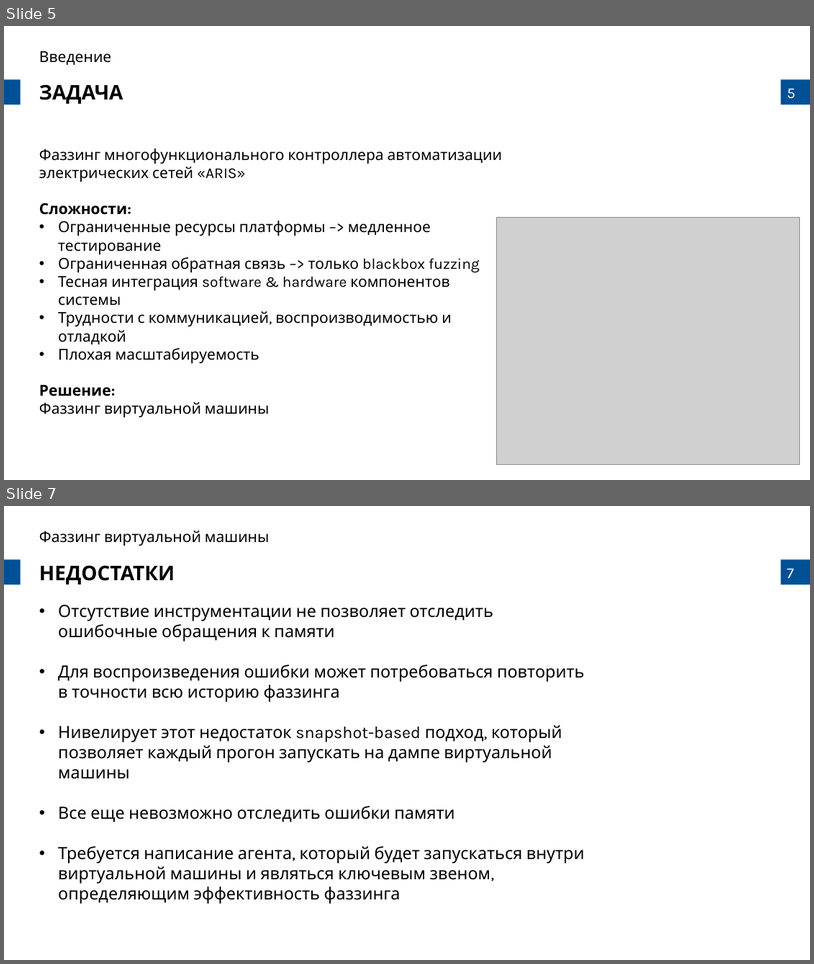
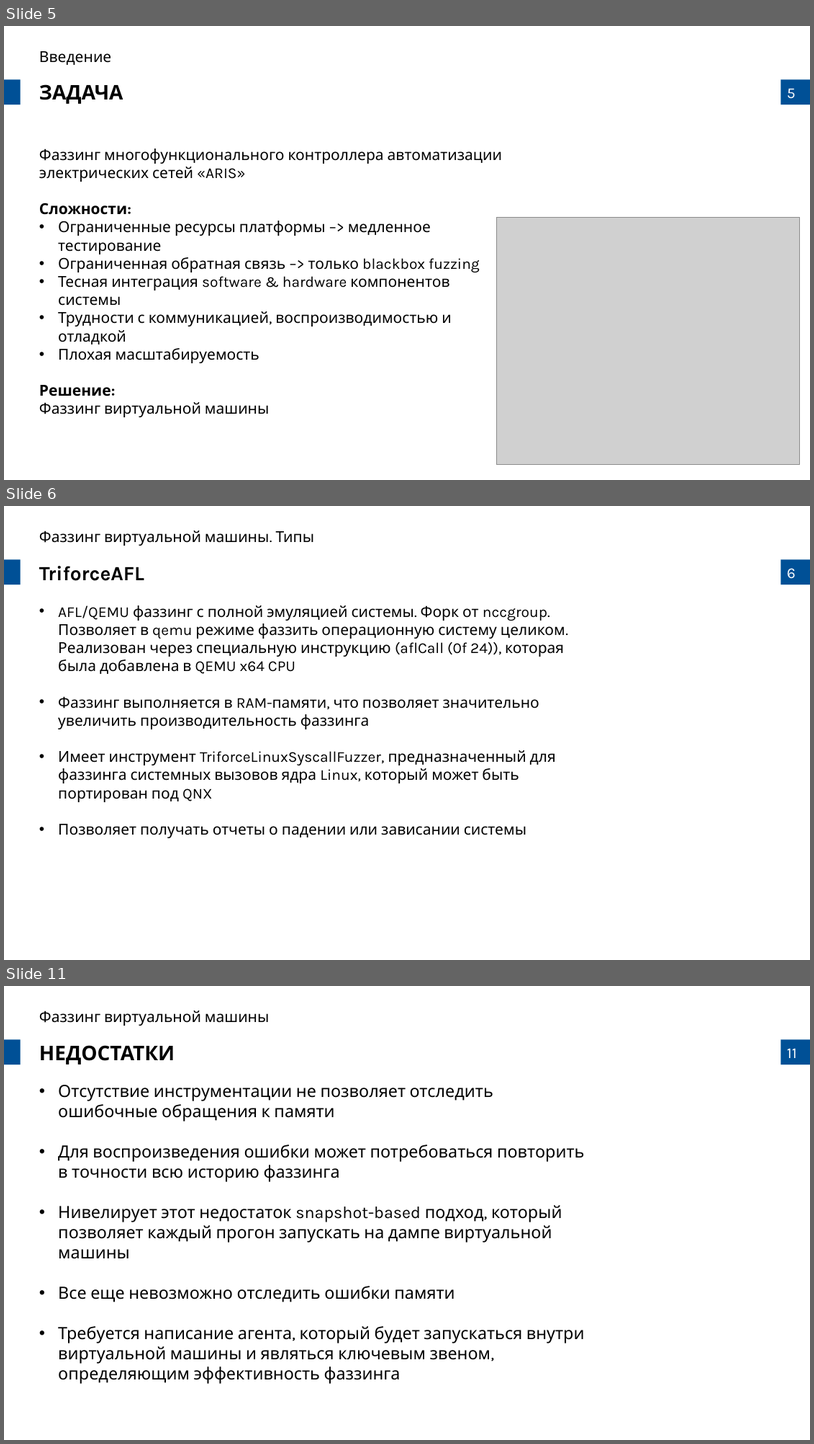
Before and after one commit to prostoAlexandr/BeeTech_2024, a slide deck: Belikov_Virtual_machine_fuzzing_types_and_approaches.pptx. Shown one above the other, each under a label of ours: slides 5 and 7 before the commit, slides 5, 6 and 11 after it; the slides between them are not shown. The pictures are 814x964 and 814x1444 pixels, drawn with LibreOffice and Linux fonts; fonts in the diff are those of the drawing; grey boxes stand for pictures; background and template pictures are left out. Boxes give left, top, right and bottom in pixels: in the first picture for what was removed or moved away, otherwise in the second. Text is boxed around its words. In the diff, an @@ line names an element or a change of style, - is before the commit and + after.

Commit message:
triforceafl, elf info added

```diff
--- a/Belikov_Virtual_machine_fuzzing_types_and_approaches.pptx
+++ b/Belikov_Virtual_machine_fuzzing_types_and_approaches.pptx
@@ slide 6 added at <box>4,506,810,960</box>, background #FFFFFF; not listed: 3 template elements that a slide beside it also shows @@
@@ text added at <box>39,530,315,546</box>, 18 pt, text #000000 @@
+Фаззинг виртуальной машины. Типы
@@ text added at <box>39,566,144,581</box>, 24 pt, text #000000, bold @@
+TriforceAFL
@@ text added at <box>58,605,566,838</box>, 18 pt, text #000000 @@
+• AFL/QEMU фаззинг с полной эмуляцией системы. Форк от nccgroup. Позволяет в qemu режиме фаззить операционную систему целиком. Реализован через специальную инструкцию (aflCall (0f 24)), которая была добавлена в QEMU x64 CPU
+• Фаззинг выполняется в RAM-памяти, что позволяет значительно увеличить производительность фаззинга
+• Имеет инструмент TriforceLinuxSyscallFuzzer, предназначенный для фаззинга системных вызовов ядра Linux, который может быть портирован под QNX
+• Позволяет получать отчеты о падении или зависании системы
@@ what was slide 7 is now slide 11 @@
@@ page number at <box>787,1048,797,1058</box>: text changed @@
-7
+11
```
Also in this commit, not shown: 2 slides changed, 2 other slides added, 1 slide removed, 7 other files.
